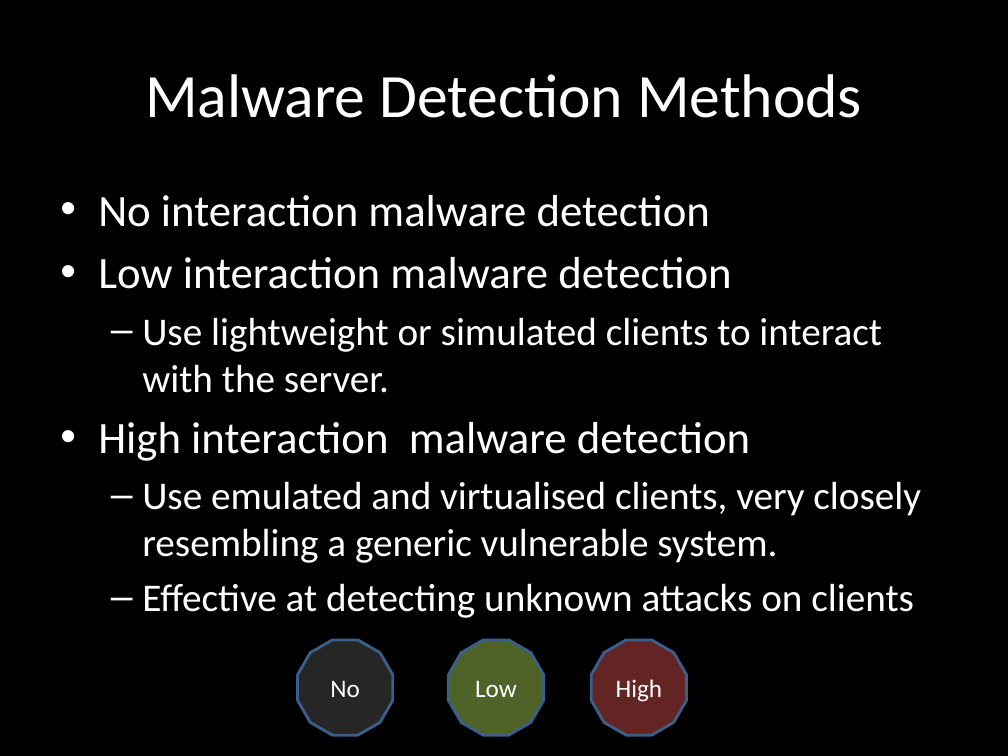
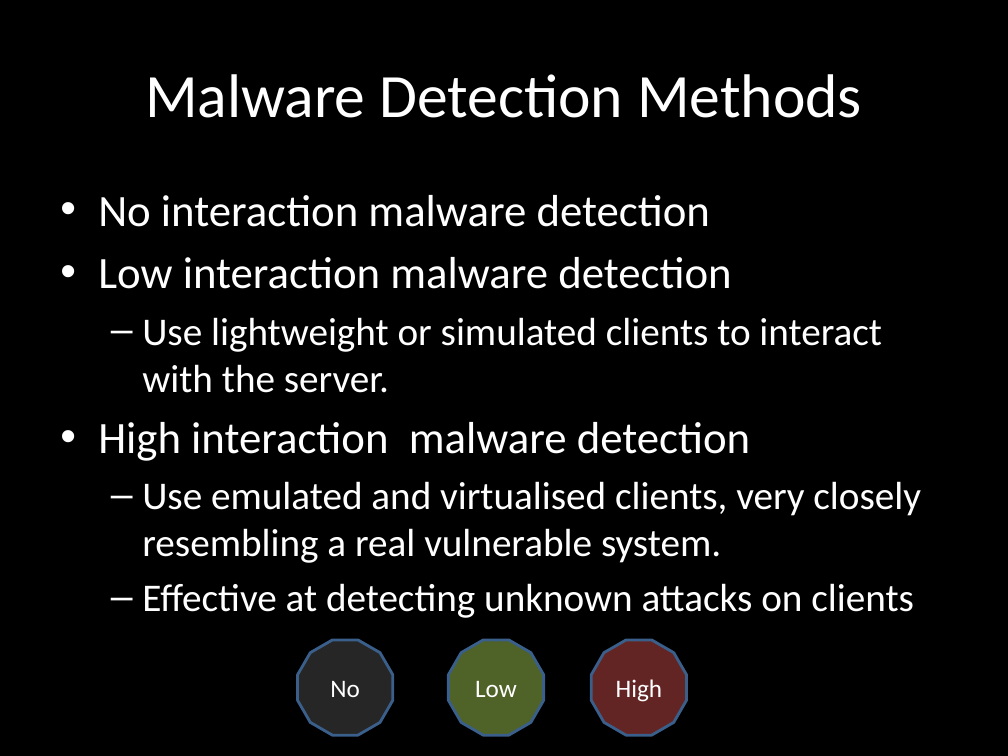
Before and after one commit to chrissorchard/malucrawl, a slide deck: slide 5 of doc/pres2/wk8-progress.pptx. Drawn at 1008x756 pixels with LibreOffice and Linux fonts; fonts in the diff are those of the drawing; background and template pictures are left out. Boxes give left, top, right and bottom in pixels: in the first picture for what was removed or moved away, otherwise in the second. Text is boxed around its words. In the diff, an @@ line names an element or a change of style, - is before the commit and + after.

```diff
--- a/doc/pres2/wk8-progress.pptx
+++ b/doc/pres2/wk8-progress.pptx
@@ text at <box>142,481,921,563</box>: text changed @@
-  – Use emulated and virtualised clients, very closely resembling a generic vulnerable system.
+  – Use emulated and virtualised clients, very closely resembling a real vulnerable system.
```
Also in this commit, not shown: 9 other slides changed, 1 slide removed.
